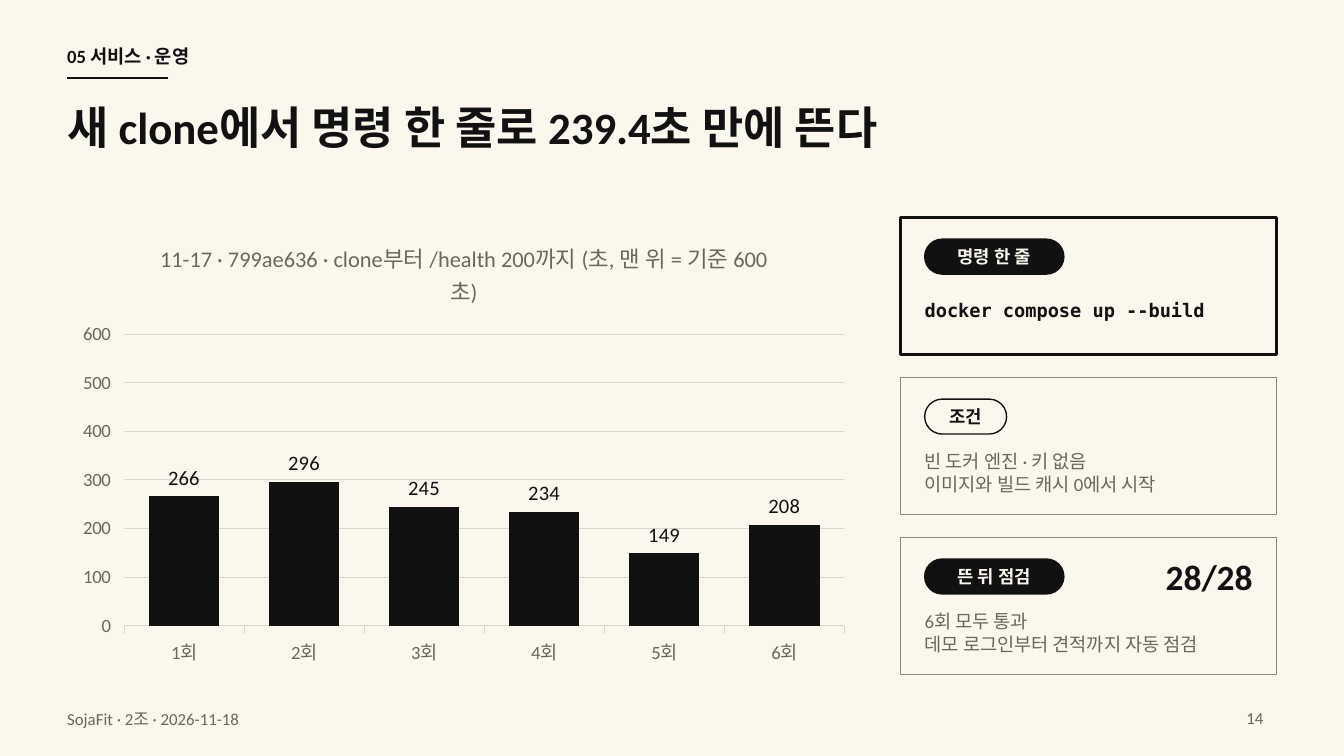
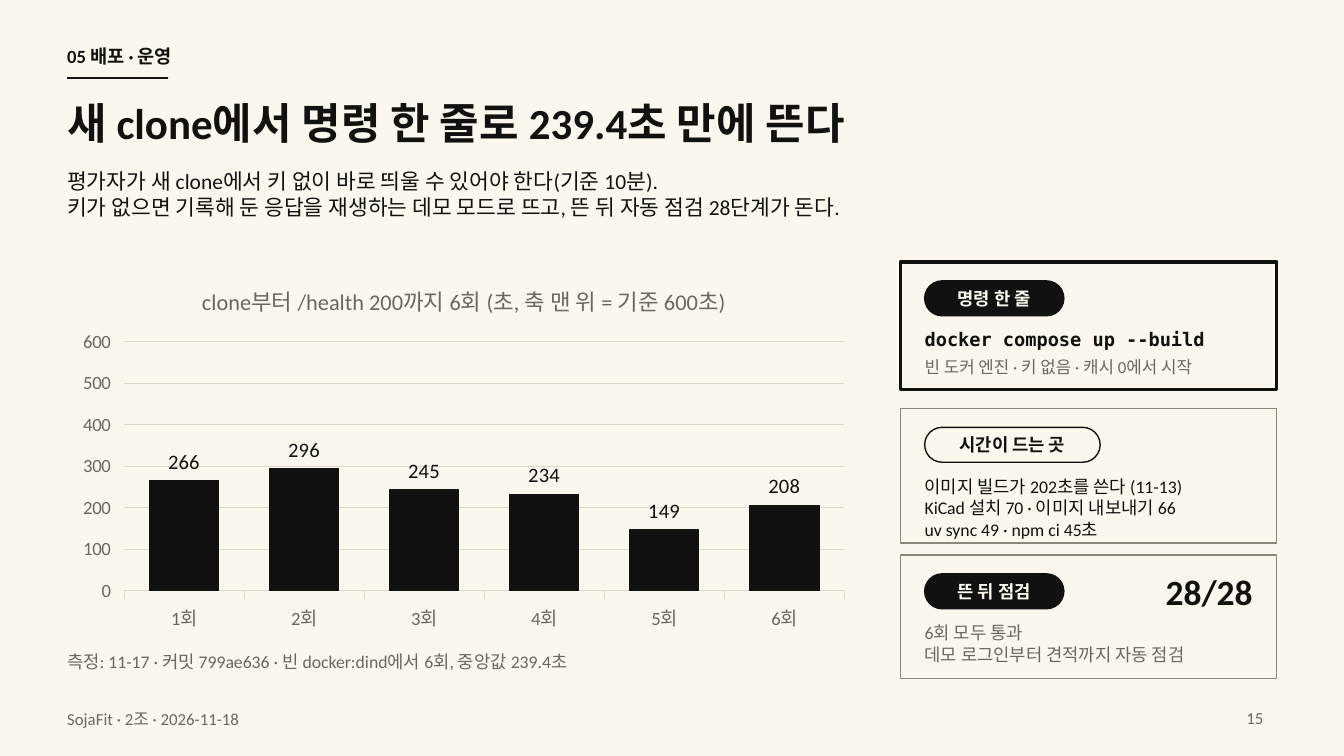
Before and after one commit to HJU5022/SojaFit, a slide deck: slide 15 of docs/deliverables/presentation/sojafit-final-2026-11-18.pptx (slide 14 before the commit). Drawn at 1344x756 pixels with LibreOffice and Linux fonts; fonts in the diff are those of the drawing. Boxes give left, top, right and bottom in pixels: in the first picture for what was removed or moved away, otherwise in the second. Text is boxed around its words. In the diff, an @@ line names an element or a change of style, - is before the commit and + after.

Commit message:
docs: 발표 덱을 20장 최종본으로 바꾸고(화면 캡처 제외 · 구조도 다시 그림 · 배포 절차 장 추가) PRESENTATION.md · 목록 문서 · 작업 기록을 맞춘다

```diff
--- a/docs/deliverables/presentation/sojafit-final-2026-11-18.pptx
+++ b/docs/deliverables/presentation/sojafit-final-2026-11-18.pptx
@@ text at box(67, 47, 172, 65): text changed @@
-05 서비스 · 운영
+05 배포 · 운영
@@ title "새 clone에서 명령 한 줄로 ..." at box(67, 103, 845, 143): size 24 to 23 pt @@
@@ text added at box(67, 171, 840, 218), 11.5 pt, text #111111 @@
+평가자가 새 clone에서 키 없이 바로 띄울 수 있어야 한다(기준 10분).
+키가 없으면 기록해 둔 응답을 재생하는 데모 모드로 뜨고, 뜬 뒤 자동 점검 28단계가 돈다.
@@ column chart at box(67, 262, 860, 638) @@
@@ title "11-17 · 799ae636 · clone부터 /health 200까지 (초, 맨 위 = 기준 600초)" to "clone부터 /health 200까지 6회 (초, 축 맨 위 = 기준 600초)" @@
@@ column chart: place and size @@
-column chart at box(67, 218, 860, 675)
+column chart at box(67, 262, 860, 638)
@@ rectangle: place and size @@
-rectangle at box(900, 218, 1277, 355)
+rectangle at box(900, 262, 1277, 390)
@@ rounded rectangle "명령 한 줄": place and size @@
-rounded rectangle "명령 한 줄" at box(925, 239, 1064, 274)
+rounded rectangle "명령 한 줄" at box(925, 281, 1064, 316)
@@ text "docker compose up --build": place and size @@
-text "docker compose up --build" at box(925, 303, 1204, 321)
+text "docker compose up --build" at box(925, 331, 1204, 350)
@@ text at box(925, 359, 1192, 375): text changed; size 10 to 9 pt @@
-빈 도커 엔진 · 키 없음
-이미지와 빌드 캐시 0에서 시작
+빈 도커 엔진 · 키 없음 · 캐시 0에서 시작
@@ text "빈 도커 엔진 · 키 ..." at box(925, 359, 1192, 375): vertical alignment top to middle @@
@@ rectangle: place and size @@
-rectangle at box(900, 378, 1277, 515)
+rectangle at box(900, 409, 1277, 543)
@@ rounded rectangle removed at box(925, 399, 1007, 434) @@
-조건
@@ rounded rectangle added at box(925, 427, 1101, 462), fill #FBF7EC, outline #111111 0.75 pt, 9.5 pt, text #111111, bold @@
+시간이 드는 곳
@@ text added at box(925, 478, 1182, 539), 9.5 pt, text #111111 @@
+이미지 빌드가 202초를 쓴다 (11-13)
+KiCad 설치 70 · 이미지 내보내기 66
+uv sync 49 · npm ci 45초
@@ rectangle: place and size @@
-rectangle at box(900, 538, 1277, 675)
+rectangle at box(900, 555, 1277, 679)
@@ text "28/28": place and size @@
-text "28/28" at box(1166, 565, 1253, 592)
+text "28/28" at box(1166, 580, 1253, 607)
@@ rounded rectangle "뜬 뒤 점검": place and size @@
-rounded rectangle "뜬 뒤 점검" at box(925, 559, 1064, 594)
+rounded rectangle "뜬 뒤 점검" at box(925, 574, 1064, 609)
@@ text "6회 모두 통과": place and size @@
-text "6회 모두 통과" at box(925, 612, 1198, 653)
+text "6회 모두 통과" at box(925, 624, 1185, 663)
@@ text "6회 모두 통과" at box(925, 624, 1185, 663): size 10 to 9.5 pt @@
@@ text added at box(67, 653, 568, 670), 9.5 pt, text #6B675E @@
+측정: 11-17 · 커밋 799ae636 · 빈 docker:dind에서 6회, 중앙값 239.4초
@@ page number at box(1246, 713, 1263, 724): text changed @@
-14
+15
```
Also in this commit, not shown: 16 other slides changed, 3 slides added, 2 slides removed, 5 other files.
